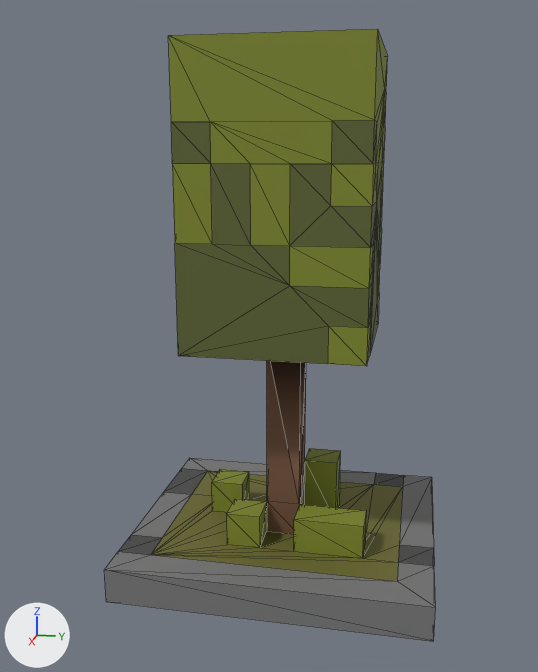
The FBX model Source/World/Town/b_8_01.FBX, before and after one commit.
Both versions are drawn from a 50 mm lens placed at (-0.1664, -1.2177, 0.1225), pointed at (-0.3775, -1.26, 0.0698). The axes (+X, +Y, +Z) are drawn at lower left. The lights are the same throughout. Mesh edges are drawn as thin lines. Where no turn or scale is listed for an object, it has been applied to the vertices. Vertices at the same position are counted once.

The first picture shows 'b_8_01'.
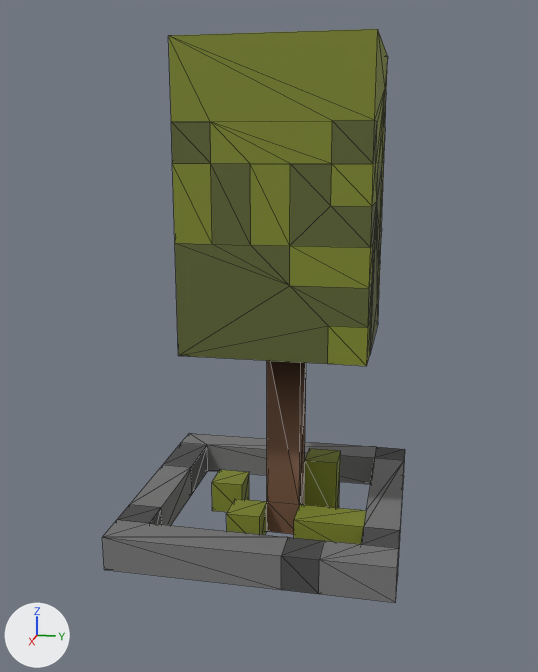
The newer file is also turned or shifted as a whole; pictures and numbers use the older file's frame.

Pixel boxes (x1, y1, x2, y2) of what changed, in the pictures (538 x 672 px; the box of a moved part takes in the faces that stretch with it):
'b_8_01', reshaped (9% narrower, 6% shorter)
    before: (104, 29, 436, 642)
    after: (102, 29, 405, 603)
part 1 of me_mesh, moved or reshaped
    before: (104, 458, 436, 642)
    after: (102, 433, 405, 603)
part 2 of me_mesh, surface changed (yellow)
    before: (363, 485, 403, 557)

What changed in the scene script:
```text
Change me_mesh:
    used by ob_b_8_01; location = (-0.38, -1.2541, 0.0)
    remove me_mesh.from_pydata(...)  # 210 vertices, 428 faces; spans x -0.04..0.04, y -0.045..0.045, z 0.0..0.15
    add me_mesh.from_pydata(...)  # 212 vertices, 424 faces; spans x -0.04..0.04, y -0.045..0.035, z 0.01..0.15
    me_mesh part 1
    22 vertices are removed from x -0.04..0.04, y -0.045..0.045, z 0.0..0.01
    110 faces are deleted
    4 vertices move from x -0.04..0.04, y -0.045..0.035, z 0.0 to x -0.04..0.03, y -0.045..0.025, z 0.02
    12 vertices are added at x 0.03..0.04, y 0.005..0.035, z 0.01..0.02
    12 new vertices lie (0.0, 0.0, 0.01) away from vertices in x -0.04..0.04, y -0.045..0.035, z 0.01
    106 new faces join them
    me_mesh part 2: 2 kept faces spanning x -0.03..0.02, y 0.025..0.035, z 0.01 get new texture (UV) coordinates
```
